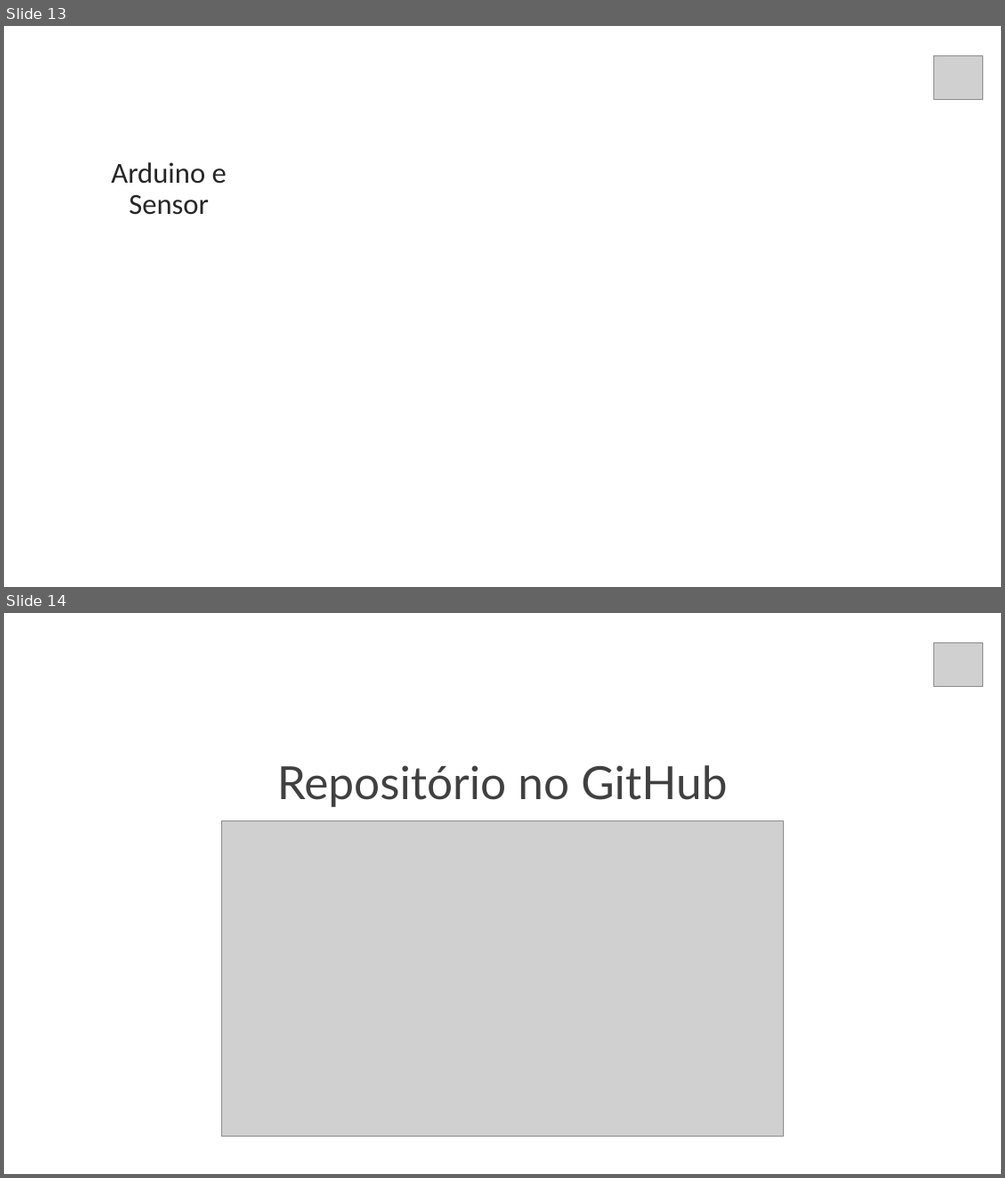
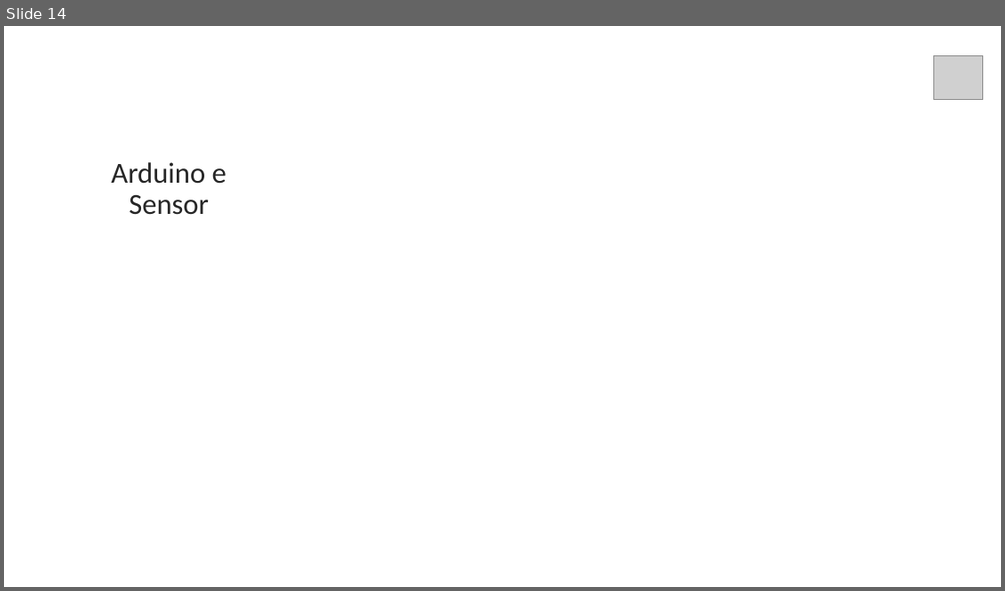
Before and after one commit to larissaSousa1998/segunda-sprint, a slide deck: Documentação/slide-synergy.pptx. Shown one above the other, each under a label of ours: slides 13 and 14 before the commit, slide 14 after it. The pictures are 1005x1178 and 1005x591 pixels, drawn with LibreOffice and Linux fonts; fonts in the diff are those of the drawing; grey boxes stand for pictures; background and template pictures are left out. Boxes give left, top, right and bottom in pixels: in the first picture for what was removed or moved away, otherwise in the second. Text is boxed around its words. In the diff, an @@ line names an element or a change of style, - is before the commit and + after.

```diff
--- a/Documentação/slide-synergy.pptx
+++ b/Documentação/slide-synergy.pptx
@@ slide 14 removed at bbox=[4, 613, 1001, 1174], background #FFFFFF @@
@@ picture removed at bbox=[934, 643, 984, 687] @@
@@ text removed at bbox=[277, 765, 727, 807] @@
-Repositório no GitHub
@@ picture removed at bbox=[222, 820, 783, 1135] @@
@@ what was slide 13 is now slide 14 @@
```
Also in this commit, not shown: 1 slide added.
